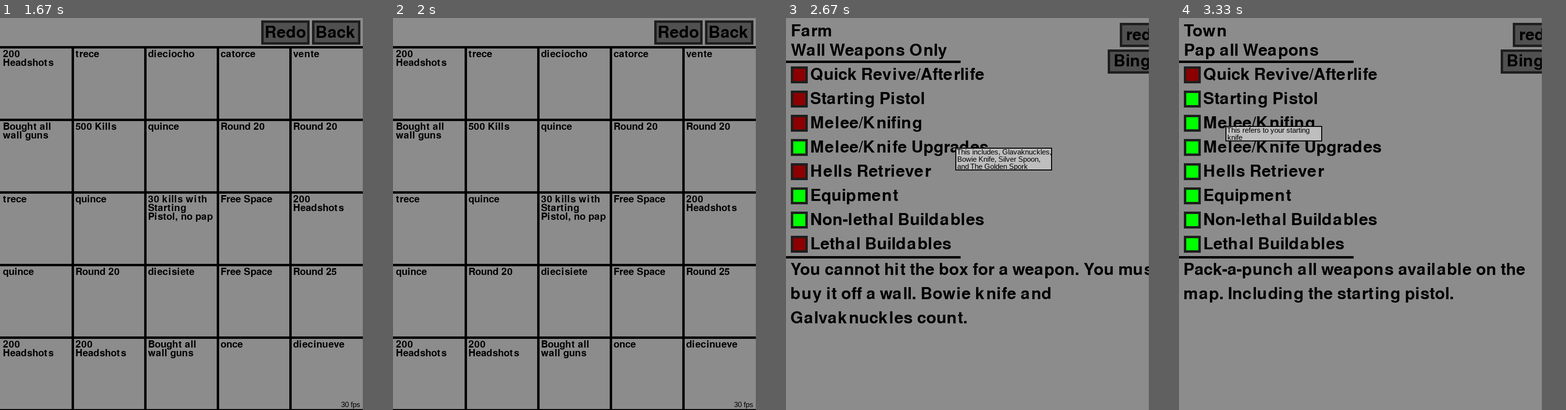
Above: before the commit, frames 1-4 (left to right).
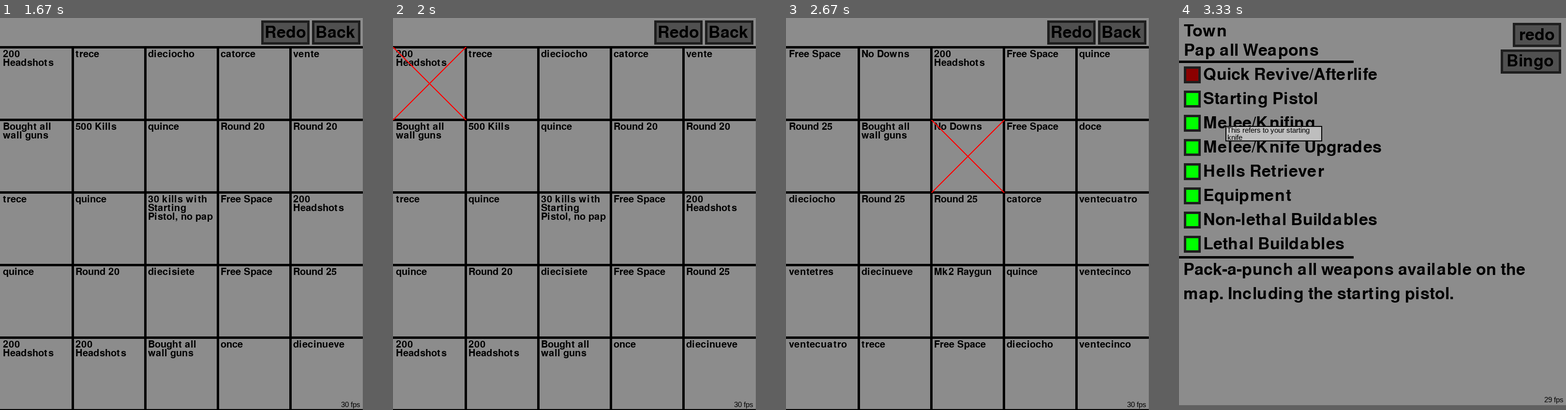
Above: after the commit, the same moments.

Repository: SjTilley23/Zombies_Randomizer
Game: pygame game, started from ZombiesProjectGUI.py
Two runs of this game, one before a commit and one after it. Both use one fixed random seed, a clock stepped at 60 frames per second and the inputs below.
Inputs (mouse positions are in pixels of both pictures, inside the frame that each line leads up to):
- Up to frame 1 (1.67 s): click (193, 210) at 0.38 s; click "redo" at 0.72 s; click (73, 155) at 1.05 s; click "Bingo" at 1.38 s
- Up to frame 2 (2 s): click "200" at 1.72 s
- Up to frame 3 (2.67 s): click "Redo" at 2.05 s; click (956, 147) at 2.38 s
- Up to frame 4 (3.33 s): click "redo" at 2.72 s; click (1225, 127) at 3.05 s
In our replay, in frame 4 the window is 750x810 before the commit and 800x800 after it. These sizes can differ from the game's own. Grey fills any space a smaller window leaves; there, only what the larger window draws over its background counts as a difference.

Frame 1 is identical in both runs. In frame 2, 0.1% of the frame differs, in the area x 0-19%, y 7-27%; in frame 3, 19%, in the area x 0-94%, y 0-100%; in frame 4, 0.6%.

Commit message:
X'ing out boxes is now possible fix bug

Diff:
--- a/ZombiesProjectGUI.py
+++ b/ZombiesProjectGUI.py
@@ -8,6 +8,7 @@
 pygame.init()
 check = False
 bingoCardChallengeNamesRandomized = []
+xBoxList = []
 yShift = 0
 fontFace = pygame.font.SysFont("impact", 80)
 fontFace2 = pygame.font.SysFont("Playfair Display",50)
@@ -23,7 +24,7 @@
 xShift = 0
 clock = pygame.time.Clock()
 while gameGoBRRR:
-    window.fill((119, 119, 119))
+    window.fill((119,119,119))
     for event in pygame.event.get():
         if event.type == pygame.QUIT:
             gameGoBRRR = False
@@ -48,7 +49,8 @@
 
     #Second Screen
     if secondScreen:
-        bingoCardScreen = False
+        #window = pygame.display.set_mode([800,800])
+
 
         #Redo Button
         if pygame.mouse.get_pos()[0] >= 690 and pygame.mouse.get_pos()[0] <= 790 and pygame.mouse.get_pos()[1] >= 10 and pygame.mouse.get_pos()[1] <= 60 and previousClick == False and Click[0]:
@@ -132,8 +134,7 @@
             bingoCount = 24
             bingoCardChallengeNamesRandomized = []
             secondScreen = False
-
-
+            xWaitTime = 10
 
     if bingoCardScreen:
         # Resizing the screen
@@ -168,12 +169,7 @@
         if pygame.mouse.get_pos()[0] > 540 and pygame.mouse.get_pos()[0] < 640 and pygame.mouse.get_pos()[1] > 13 and pygame.mouse.get_pos()[1] < 63 and previousClick == False and Click[0]:
             bingoCount = 24
             bingoCardChallengeNamesRandomized = []
-
-        #X'ing out boxes when you click on them
-        for index, amount in enumerate(bingoBoxClickX):
-            coordinateTuple = amount
-            if coordinateTuple[0] <= pygame.mouse.get_pos()[0] <= coordinateTuple[1] and coordinateTuple[2] <= pygame.mouse.get_pos()[1] <= coordinateTuple[3] and previousClick == False and Click[0]:
-                print("Working")
+            xBoxList = []
 
          #Back Button
         pygame.draw.rect(window, (80,80,80), (645,5,100,50))
@@ -181,16 +177,25 @@
         bingoType = fontFace2.render("Back", True, (0,0,0))
         window.blit(bingoType,(652,13))
         if pygame.mouse.get_pos()[0] >= 645 and pygame.mouse.get_pos()[0] <= 745 and pygame.mouse.get_pos()[1] >= 13 and pygame.mouse.get_pos()[1] <= 63 and previousClick == False and Click[0]:
-
             secondScreen = True
-
-
-
-
-
-
-
-
+            window = pygame.display.set_mode([800,800])
+            xBoxList = []
+            bingoCardScreen = False
+
+        #X'ing out boxes when you click on them
+        if xWaitTime == 0:
+            for index, amount in enumerate(bingoBoxClickX):
+                coordinateTuple = amount
+                if coordinateTuple[0] <= pygame.mouse.get_pos()[0] <= coordinateTuple[1] and coordinateTuple[2] <= pygame.mouse.get_pos()[1] <= coordinateTuple[3] and previousClick == False and Click[0]:
+                    xBoxList.append(coordinateTuple)
+                for index, amount in enumerate(xBoxList):
+                    coordinateTuple2 = amount
+                    pygame.draw.line(window,(255,0,0),(coordinateTuple2[0],coordinateTuple2[2]),(coordinateTuple2[1],coordinateTuple2[3]),3)
+                    pygame.draw.line(window,(255,0,0),(coordinateTuple2[1],coordinateTuple2[2]),(coordinateTuple2[0],coordinateTuple2[3]),3)
+        if xWaitTime != 0:
+            xWaitTime = xWaitTime - 1
+
+        # Removing x's when you click on them
 
 
         fPS = fontFace3.render(str(math.trunc(clock.get_fps())) + " fps", True, (0,0,0))
